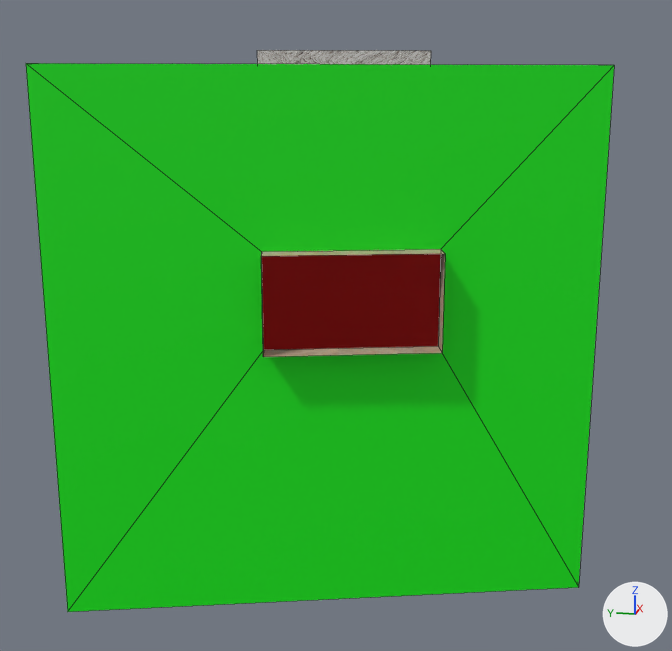
A saved change to the FBX model Assets/Models/Room2.fbx.
Both versions are drawn from a camera (50 mm lens) standing at (-6.02, -1.07, 2.41) and looking at (-0.15, 0.1, 0.94). The lights are fixed; the arrows at lower right show +X, +Y and +Z. Mesh edges are drawn as thin lines. Where no turn or scale is listed for an object, it has been applied to the vertices.

In view in the first picture: 'Room2'.
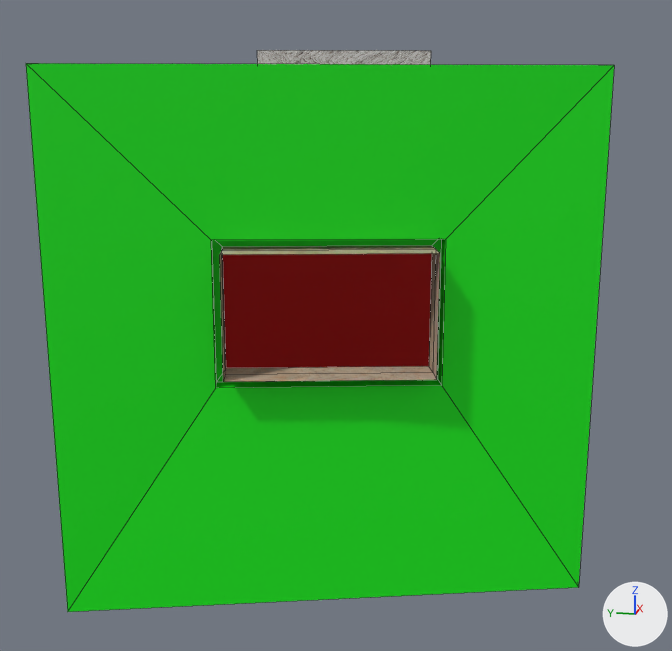
The edits, one by one:
me_plane is used by ob_room2; location (0.0, 0.0, 0.0).
me_plane had 24 vertices, 20 faces and spanned x -2.36..2.2, y -1.43..1.93, z 0.03..2.66.
me_plane now has 36 vertices, 32 faces and spans x -2.36..2.2, y -1.43..1.93, z 0.03..2.66.
Part 1, on me_plane:
4 faces are deleted.
8 vertices move from x -2.2..-1.86, y -0.75..0.05, z 1.29..1.74 to x -2.2..-1.85, y -0.74..0.28, z 1.1..1.79.
12 vertices are added at x -2.08..-1.75, y -0.71..0.31, z 1.1..1.79.
8 new faces join them, mat_floormat.
8 new faces join them, mat_greenwalls (green #00e709).
me_plane part 2: 3 kept faces spanning x -2.36..-1.65, y -1.43..0.96, z 0.03..2.54 get new texture (UV) coordinates.

Boxes (x1, y1, x2, y2) around the edits, measured in the pictures (672 x 651 px):
part 1 of me_plane, built on: before (68, 249, 578, 612); after (68, 239, 578, 612)
part 2 of me_plane, surface changed: (26, 64, 602, 607) in both
